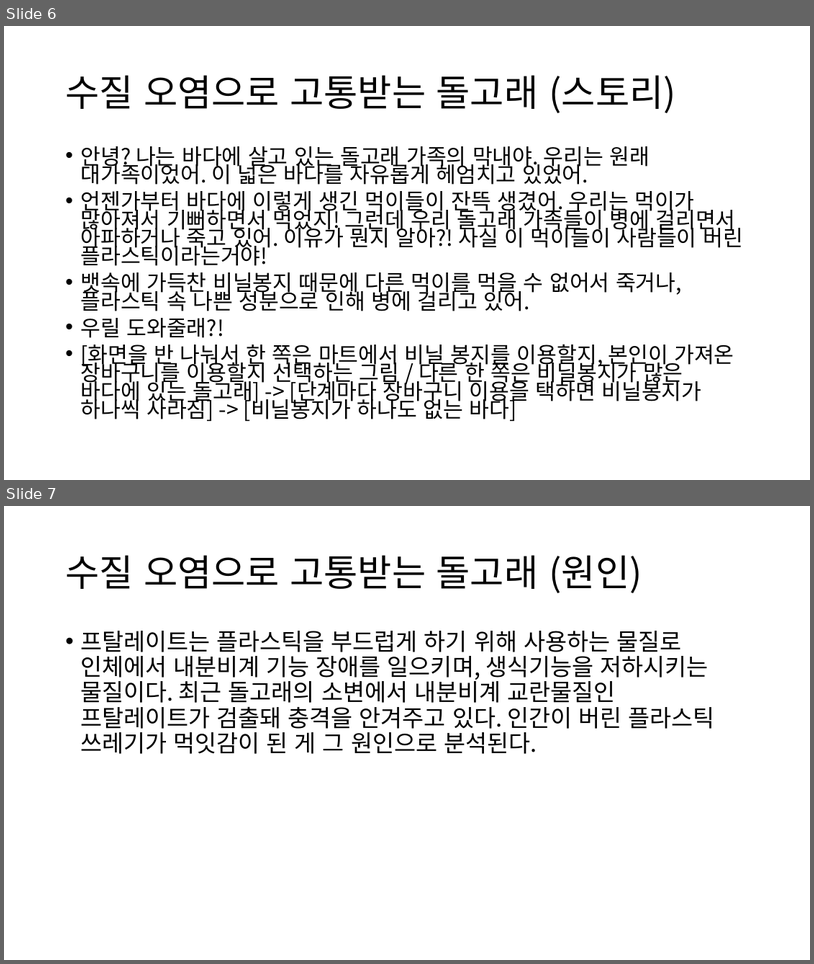
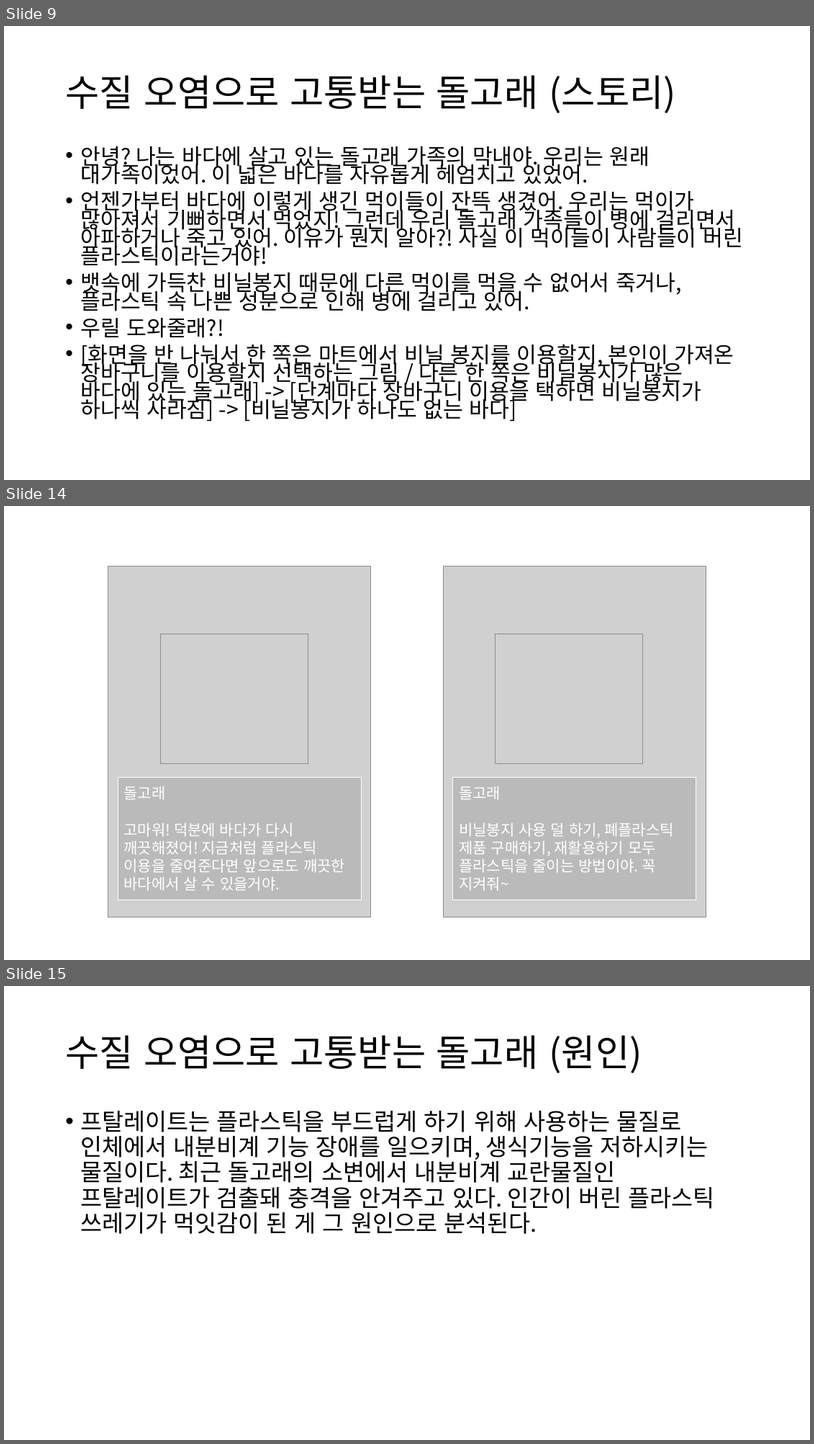
Before and after one commit to heo175/EcoCatProject, a slide deck: 동물 콘티2.pptx. Shown one above the other, each under a label of ours: slides 6 and 7 before the commit, slides 9, 14 and 15 after it; the slides between them are not shown. The pictures are 814x964 and 814x1444 pixels, drawn with LibreOffice and Linux fonts; fonts in the diff are those of the drawing; grey boxes stand for pictures. Boxes give left, top, right and bottom in pixels: in the first picture for what was removed or moved away, otherwise in the second. Text is boxed around its words. In the diff, an @@ line names an element or a change of style, - is before the commit and + after.

Commit message:
돌고래, 나무 콘티2 수정본

```diff
--- a/동물 콘티2.pptx
+++ b/동물 콘티2.pptx
@@ slide 14 added at (4,506,810,960), background #FFFFFF @@
@@ picture added at (108,566,371,917) @@
@@ picture added at (443,566,706,917) @@
@@ picture added at (161,633,309,763) @@
@@ picture added at (496,633,643,763) @@
@@ rectangle added at (118,777,361,899), fill #A5A5A5 at 50% opacity, outline #FFFFFF 0.75 pt, 18 pt, text #FFFFFF @@
+돌고래
+고마워! 덕분에 바다가 다시 깨끗해졌어! 지금처럼 플라스틱 이용을 줄여준다면 앞으로도 깨끗한 바다에서 살 수 있을거야.
@@ rectangle added at (453,777,697,899), fill #A5A5A5 at 50% opacity, outline #FFFFFF 0.75 pt, 18 pt, text #FFFFFF @@
+돌고래
+비닐봉지 사용 덜 하기, 폐플라스틱 제품 구매하기, 재활용하기 모두 플라스틱을 줄이는 방법이야. 꼭 지켜줘~
@@ what was slide 6 is now slide 9 @@
@@ what was slide 7 is now slide 15 @@
```
Also in this commit, not shown: 1 slide changed, 6 other slides added.
